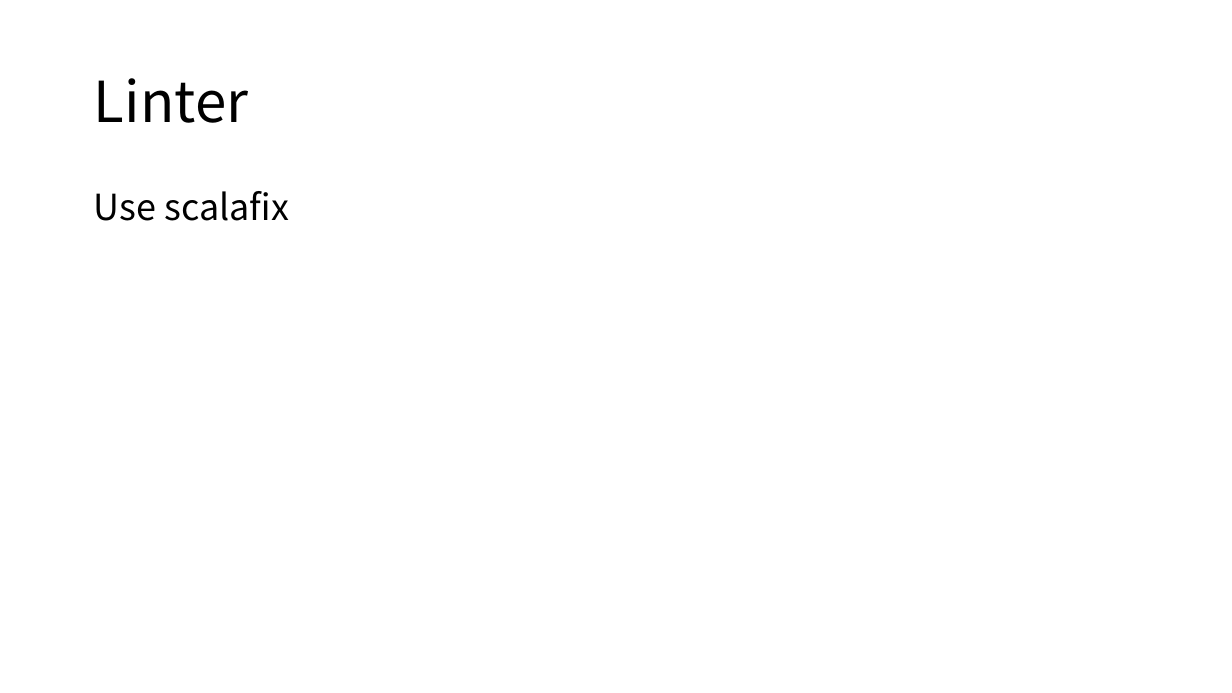
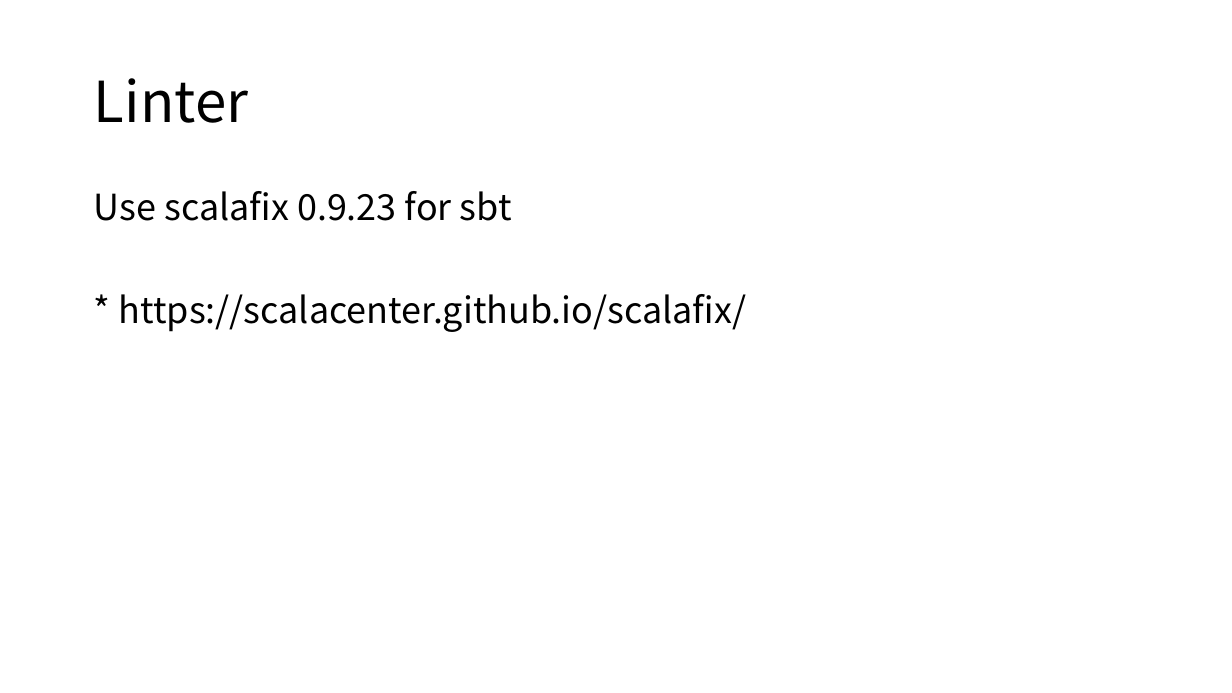
Before and after one commit to GNUp/cs434-doc, a slide deck: slide 5 of project2.pptx. Drawn at 1232x693 pixels with LibreOffice and Linux fonts; fonts in the diff are those of the drawing. Boxes give left, top, right and bottom in pixels: in the first picture for what was removed or moved away, otherwise in the second. Text is boxed around its words. In the diff, an @@ line names an element or a change of style, - is before the commit and + after.

```diff
--- a/project2.pptx
+++ b/project2.pptx
@@ text at [94, 191, 747, 332]: text changed @@
-Use scalafix
+Use scalafix 0.9.23 for sbt
+* https://scalacenter.github.io/scalafix/
```
Also in this commit, not shown: 6 other slides changed, 21 slides added, 6 slides removed.
